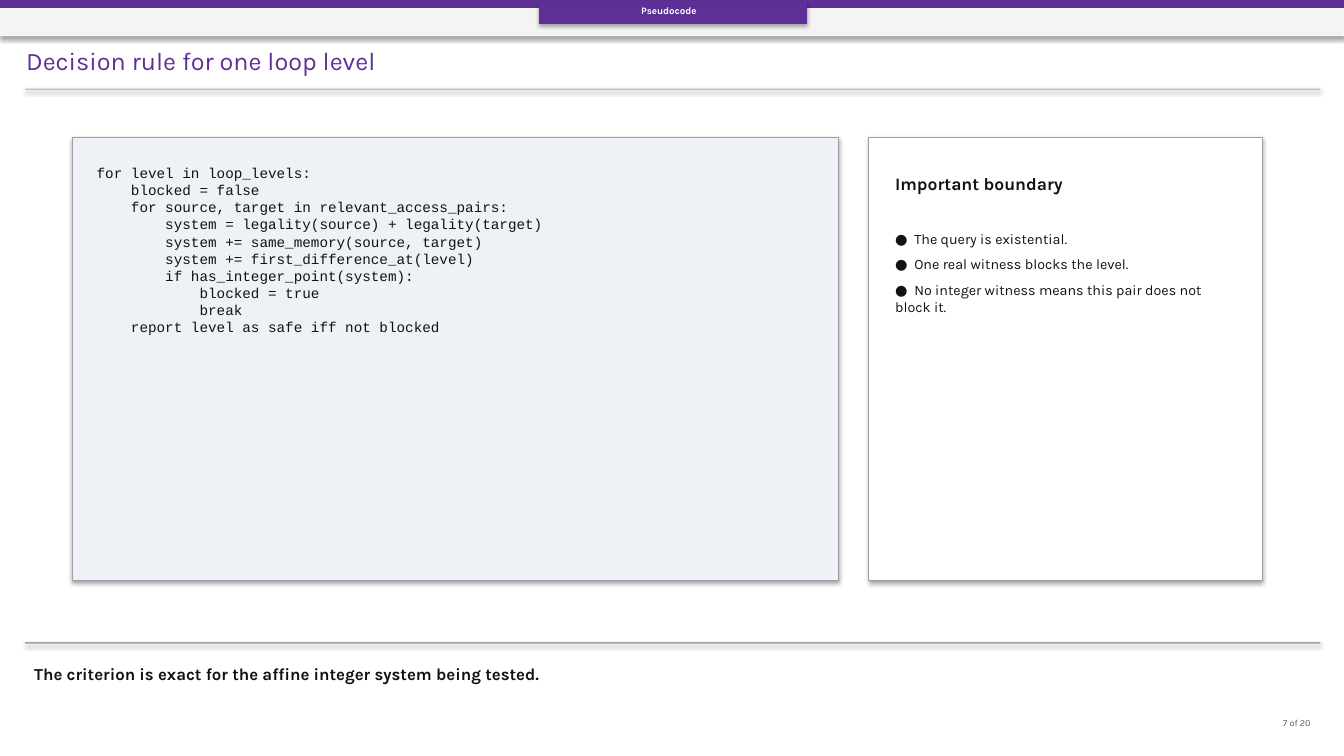
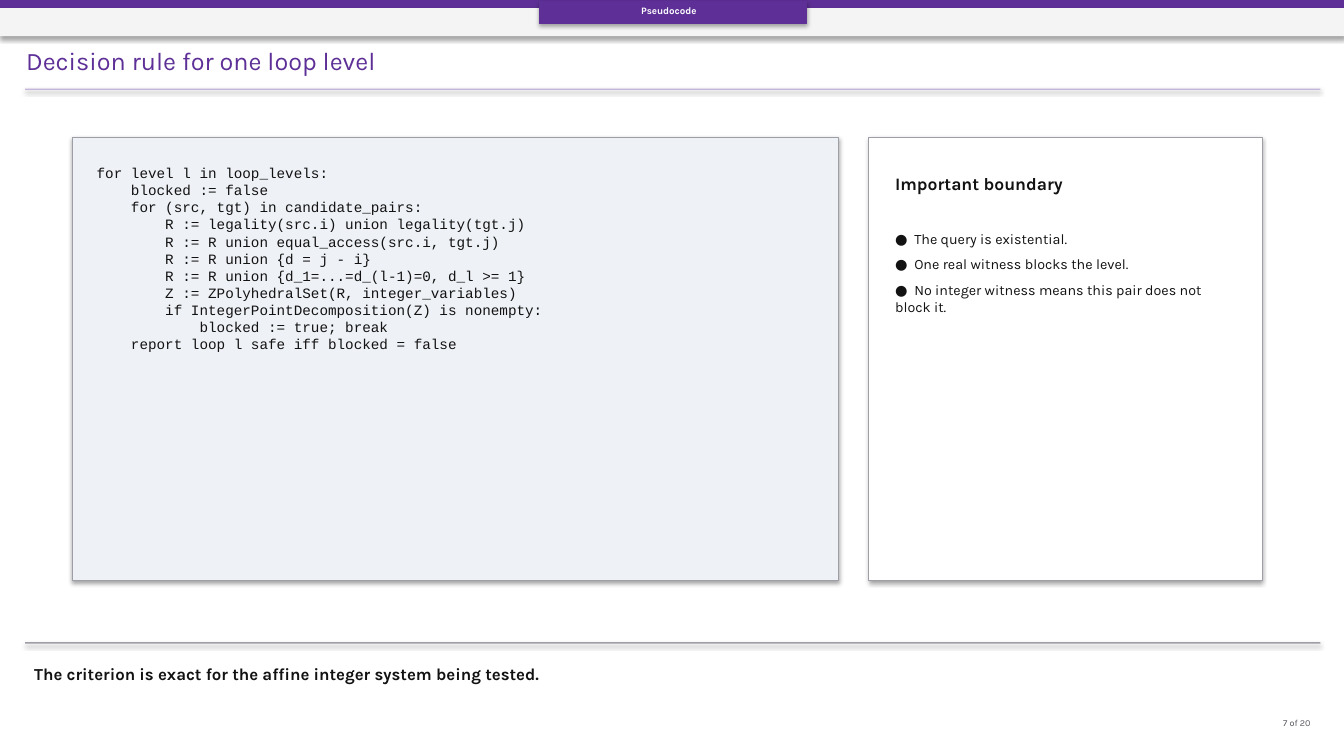
Before and after one commit to Hardik-S/april-peer-presentation, a slide deck: slide 7 of deck/April_peer_presentation.pptx. Drawn at 1344x756 pixels with LibreOffice and Linux fonts; fonts in the diff are those of the drawing. Boxes give left, top, right and bottom in pixels: in the first picture for what was removed or moved away, otherwise in the second. Text is boxed around its words. In the diff, an @@ line names an element or a change of style, - is before the commit and + after.

```diff
--- a/deck/April_peer_presentation.pptx
+++ b/deck/April_peer_presentation.pptx
@@ text at [97, 168, 542, 352]: text changed @@
-for level in loop_levels:
-blocked = false
-for source, target in relevant_access_pairs:
-system = legality(source) + legality(target)
-system += same_memory(source, target)
-system += first_difference_at(level)
-if has_integer_point(system):
-blocked = true
-break
-report level as safe iff not blocked
+for level l in loop_levels:
+blocked := false
+for (src, tgt) in candidate_pairs:
+R := legality(src.i) union legality(tgt.j)
+R := R union equal_access(src.i, tgt.j)
+R := R union {d = j - i}
+R := R union {d_1=...=d_(l-1)=0, d_l >= 1}
+Z := ZPolyhedralSet(R, integer_variables)
+if IntegerPointDecomposition(Z) is nonempty:
+blocked := true; break
+report loop l safe iff blocked = false
```
Also in this commit, not shown: 12 other slides changed, 18 other files.
